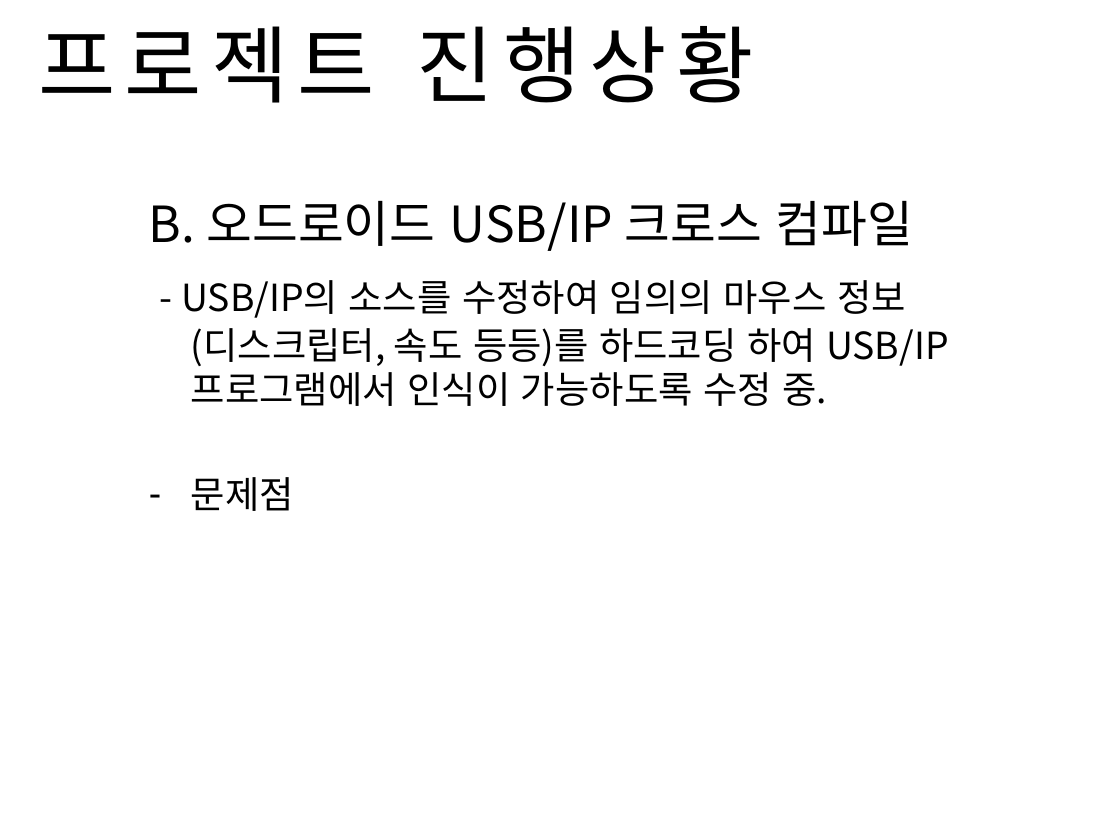
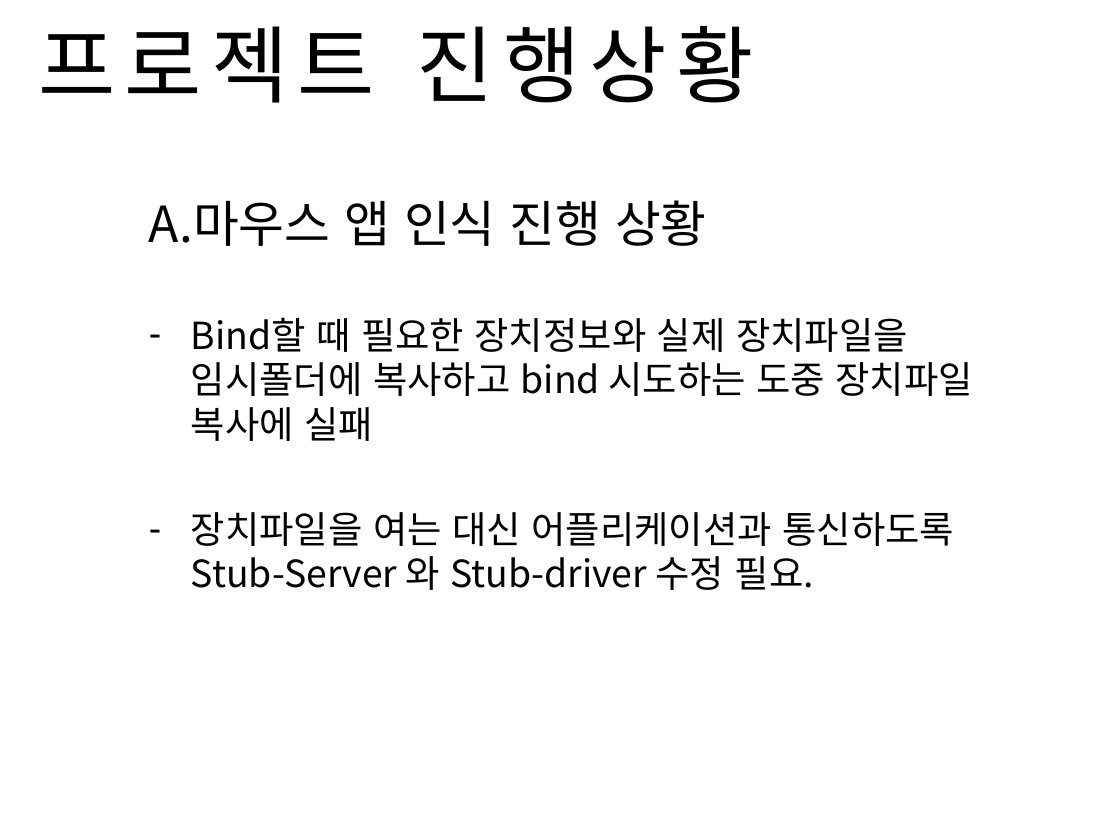
Before and after one commit to Sanghyun-Lee/Android-USB, a slide deck: slide 2 of Documents/presentation doc/0516presentation.pptx (slide 3 before the commit). Drawn at 1120x840 pixels with LibreOffice and Linux fonts; fonts in the diff are those of the drawing; background and template pictures are left out. Boxes give left, top, right and bottom in pixels: in the first picture for what was removed or moved away, otherwise in the second. Text is boxed around its words. In the diff, an @@ line names an element or a change of style, - is before the commit and + after.

```diff
--- a/Documents/presentation doc/0516presentation.pptx
+++ b/Documents/presentation doc/0516presentation.pptx
@@ text at (149, 200, 973, 590): text changed @@
-B. 오드로이드 USB/IP 크로스 컴파일
-- USB/IP의 소스를 수정하여 임의의 마우스 정보(디스크립터, 속도 등등)를 하드코딩 하여 USB/IP 프로그램에서 인식이 가능하도록 수정 중.
-– 문제점
+A. 마우스 앱 인식 진행 상황
+– Bind할 때 필요한 장치정보와 실제 장치파일을 임시폴더에 복사하고 bind 시도하는 도중 장치파일 복사에 실패
+– 장치파일을 여는 대신 어플리케이션과 통신하도록 Stub-Server 와 Stub-driver 수정 필요.
```
Also in this commit, not shown: 2 other slides changed, 2 other files.
